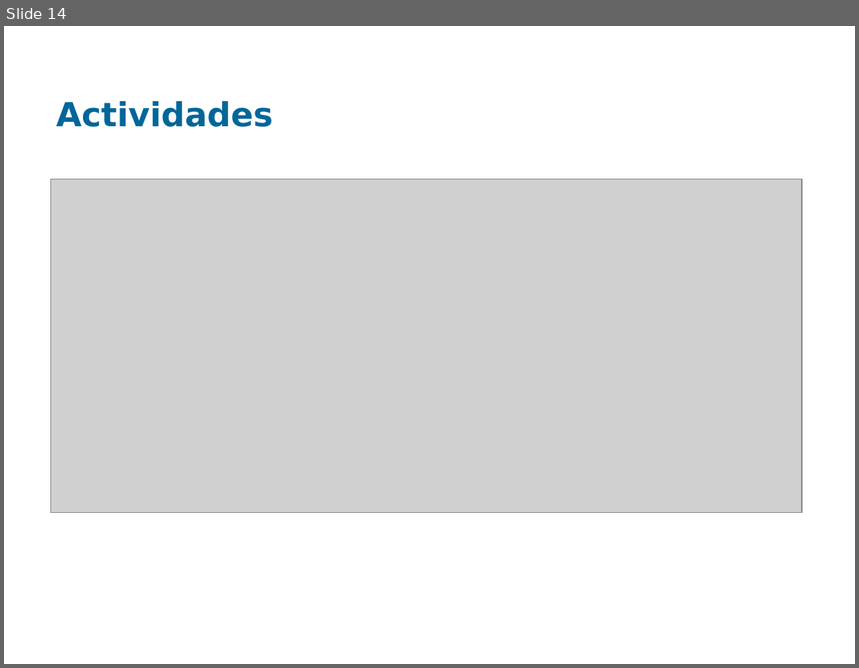
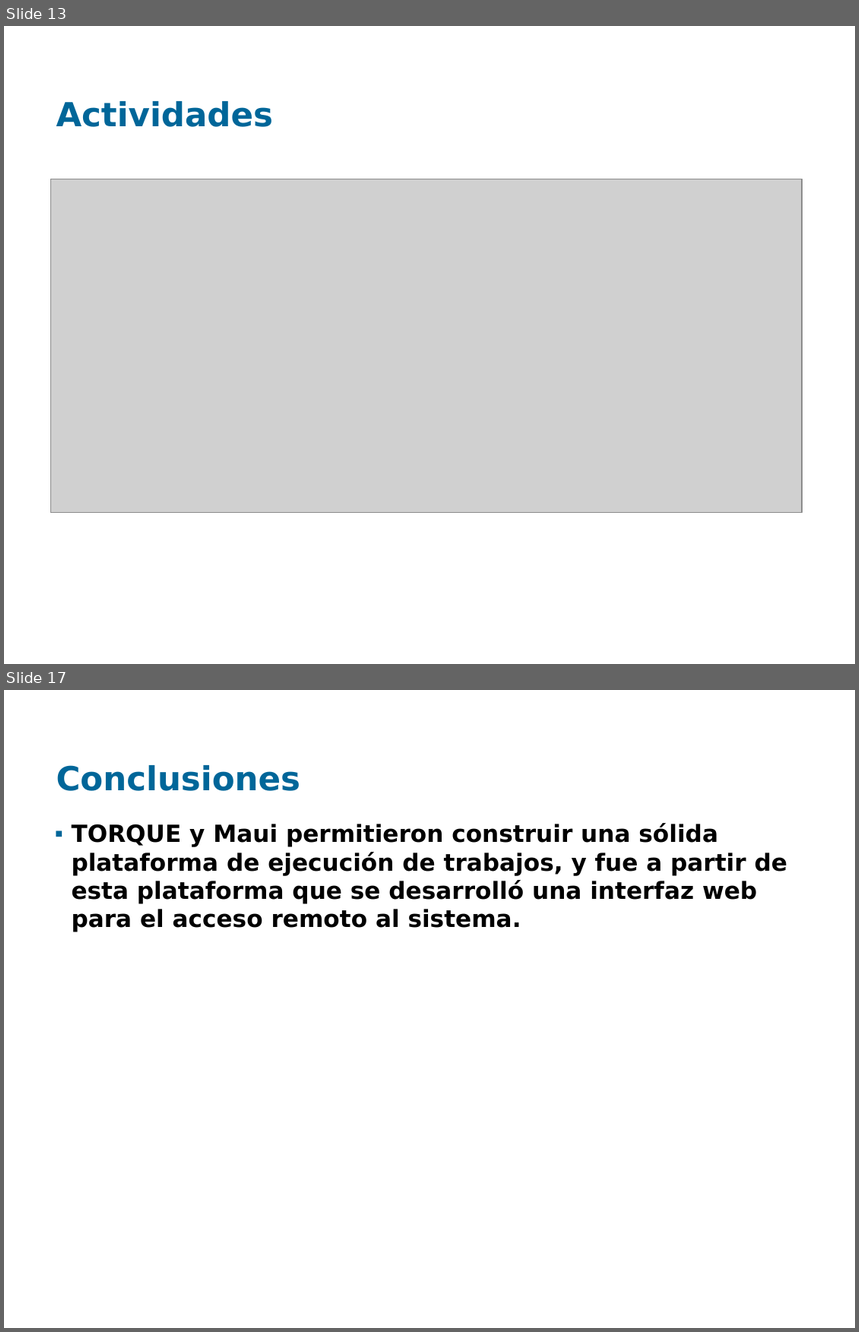
Before and after one commit to santiago-iturriaga/pgruso2007, a slide deck: Documentacion/Presentación Fenton - Paulo.ppt. Shown one above the other, each under a label of ours: slide 14 before the commit, slides 13 and 17 after it; the slides between them are not shown. The pictures are 859x668 and 859x1332 pixels, drawn with LibreOffice and Linux fonts; fonts in the diff are those of the drawing; grey boxes stand for pictures; background and template pictures are left out. Boxes give left, top, right and bottom in pixels: in the first picture for what was removed or moved away, otherwise in the second. Text is boxed around its words. In the diff, an @@ line names an element or a change of style, - is before the commit and + after.

```diff
--- a/Documentacion/Presentación Fenton - Paulo.ppt
+++ b/Documentacion/Presentación Fenton - Paulo.ppt
@@ slide 17 added at (4,690,855,1328), background picture (left out) @@
@@ title added at (56,765,300,791), 28 pt, text #006699, bold @@
+Conclusiones
@@ text added at (72,823,788,932), 20 pt, text #000000, bold @@
+▪ TORQUE y Maui permitieron construir una sólida plataforma de ejecución de trabajos, y fue a partir de esta plataforma que se desarrolló una interfaz web para el acceso remoto al sistema.
@@ what was slide 14 is now slide 13 @@
```
Also in this commit, not shown: 8 slides changed, 2 other slides added, 2 other files.
